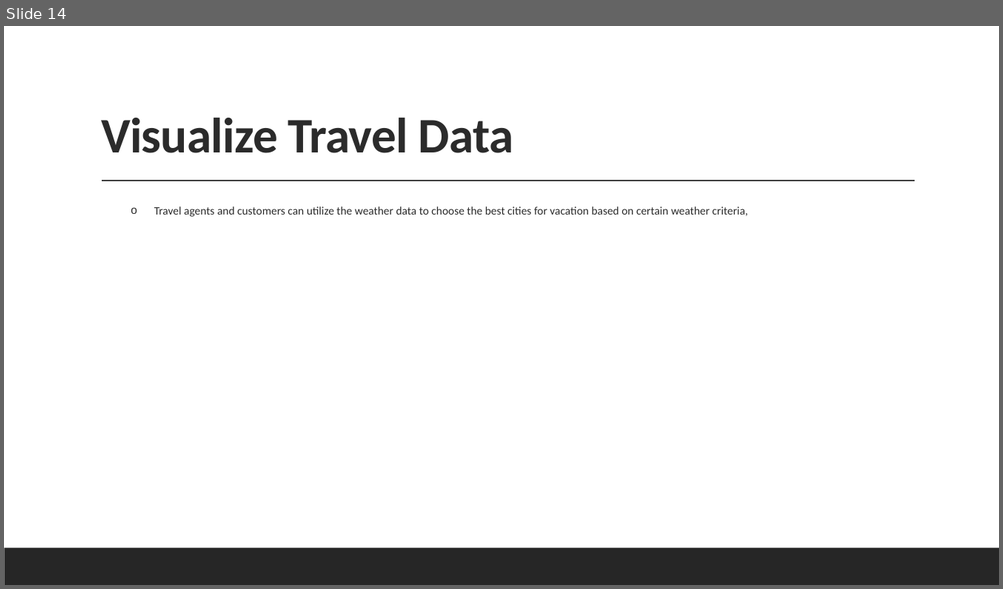
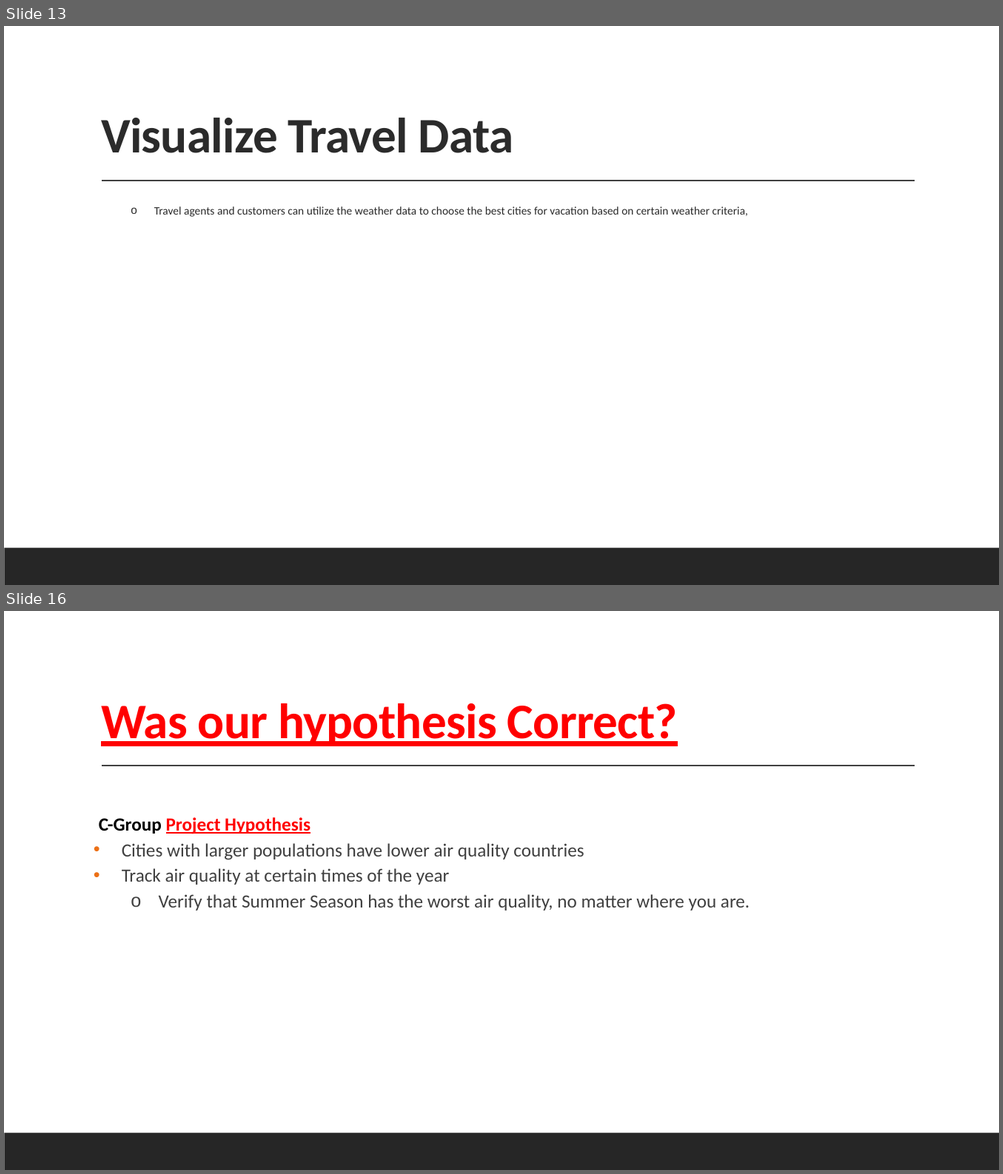
Before and after one commit to LouFoster/Group-C_FinalProject, a slide deck: C-Group v2.pptx. Shown one above the other, each under a label of ours: slide 14 before the commit, slides 13 and 16 after it; the slides between them are not shown. The pictures are 1003x589 and 1003x1174 pixels, drawn with LibreOffice and Linux fonts; fonts in the diff are those of the drawing. Boxes give left, top, right and bottom in pixels: in the first picture for what was removed or moved away, otherwise in the second. Text is boxed around its words. In the diff, an @@ line names an element or a change of style, - is before the commit and + after.

```diff
--- a/C-Group v2.pptx
+++ b/C-Group v2.pptx
@@ slide 16 added at [4, 611, 999, 1170], background #FFFFFF; not listed: 2 template elements that a slide beside it also shows @@
@@ title added at [101, 703, 677, 746], 48 pt, text #FF0000, bold, underline @@
+Was our hypothesis Correct?
@@ text added at [99, 817, 749, 911], 18 pt, text #404040 @@
+  C-Group Project Hypothesis
+• Cities with larger populations have lower air quality countries
+• Track air quality at certain times of the year
+  o Verify that Summer Season has the worst air quality, no matter where you are.
@@ what was slide 14 is now slide 13 @@
```
Also in this commit, not shown: 9 slides changed, 2 other slides added, 2 slides removed.
